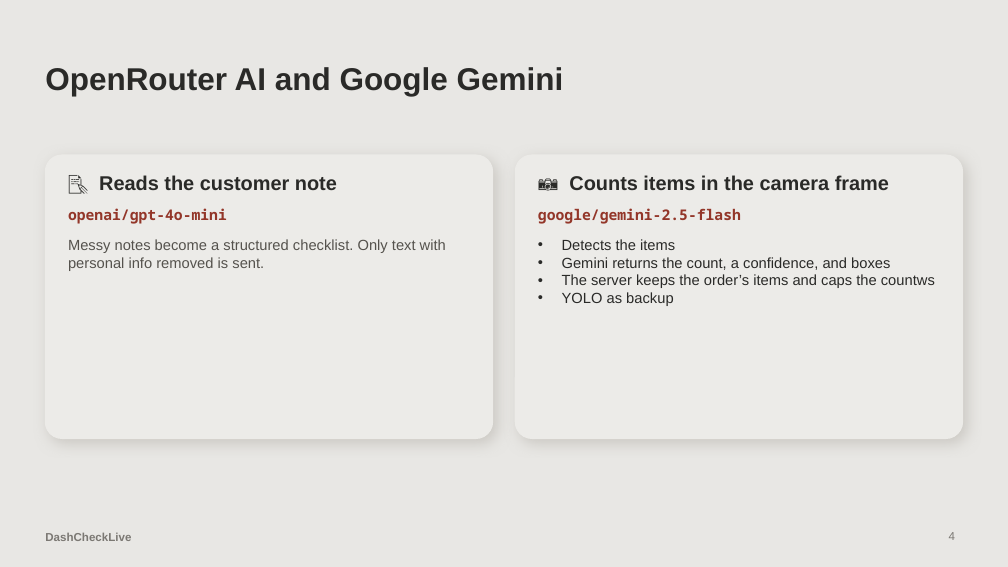
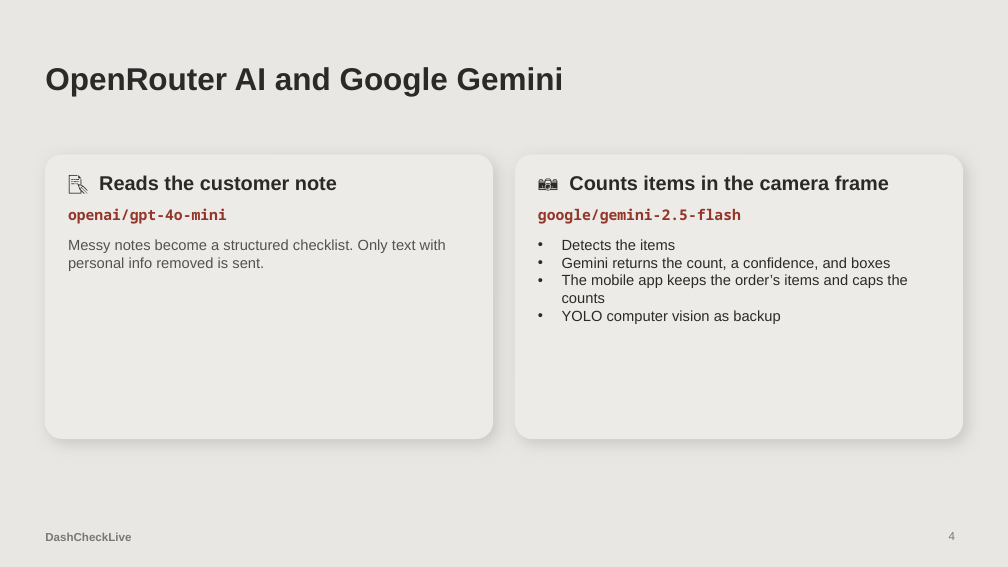
Before and after one commit to OliviaAntenucci/DashCheckLive, a slide deck: slide 4 of slides/DashCheckLive-slides.pptx. Drawn at 1008x567 pixels with LibreOffice and Linux fonts; fonts in the diff are those of the drawing. Boxes give left, top, right and bottom in pixels: in the first picture for what was removed or moved away, otherwise in the second. Text is boxed around its words. In the diff, an @@ line names an element or a change of style, - is before the commit and + after.

Commit message:
using yolo instead of openrouter

```diff
--- a/slides/DashCheckLive-slides.pptx
+++ b/slides/DashCheckLive-slides.pptx
@@ text at (562, 274, 907, 324): text changed @@
-• The server keeps the order’s items and caps the countws
-• YOLO as backup
+• The mobile app keeps the order’s items and caps the counts
+• YOLO computer vision as backup
```
Also in this commit, not shown: 2 other slides changed, 2 other files.
